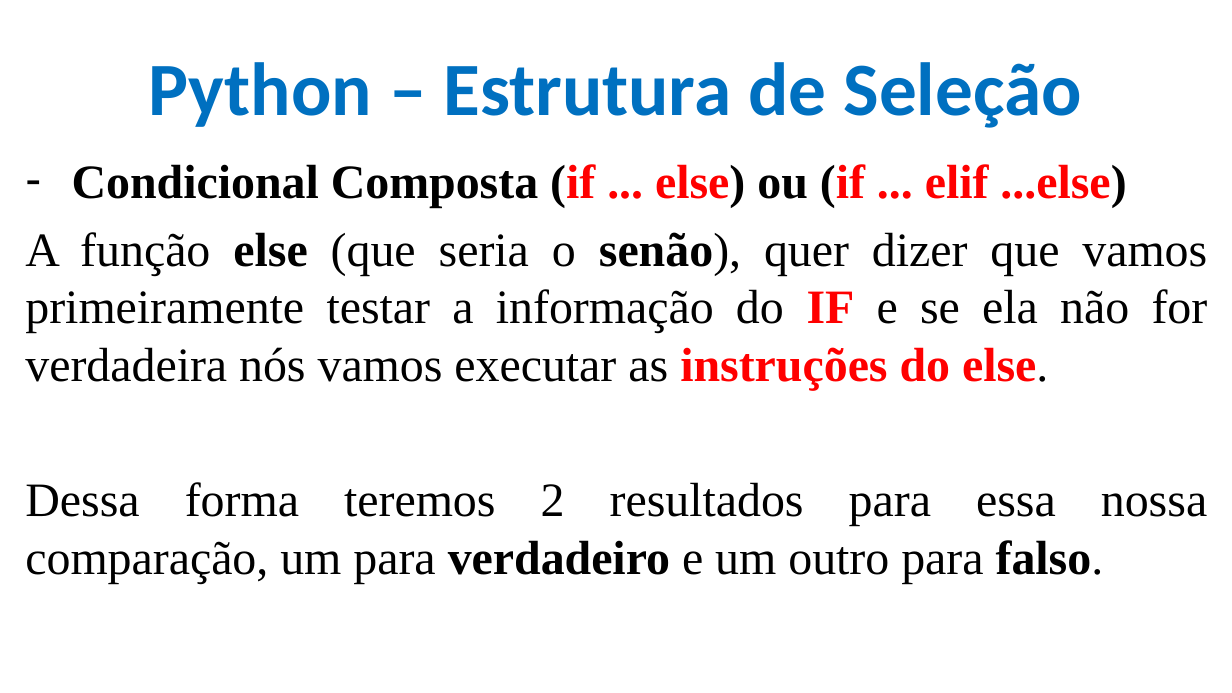
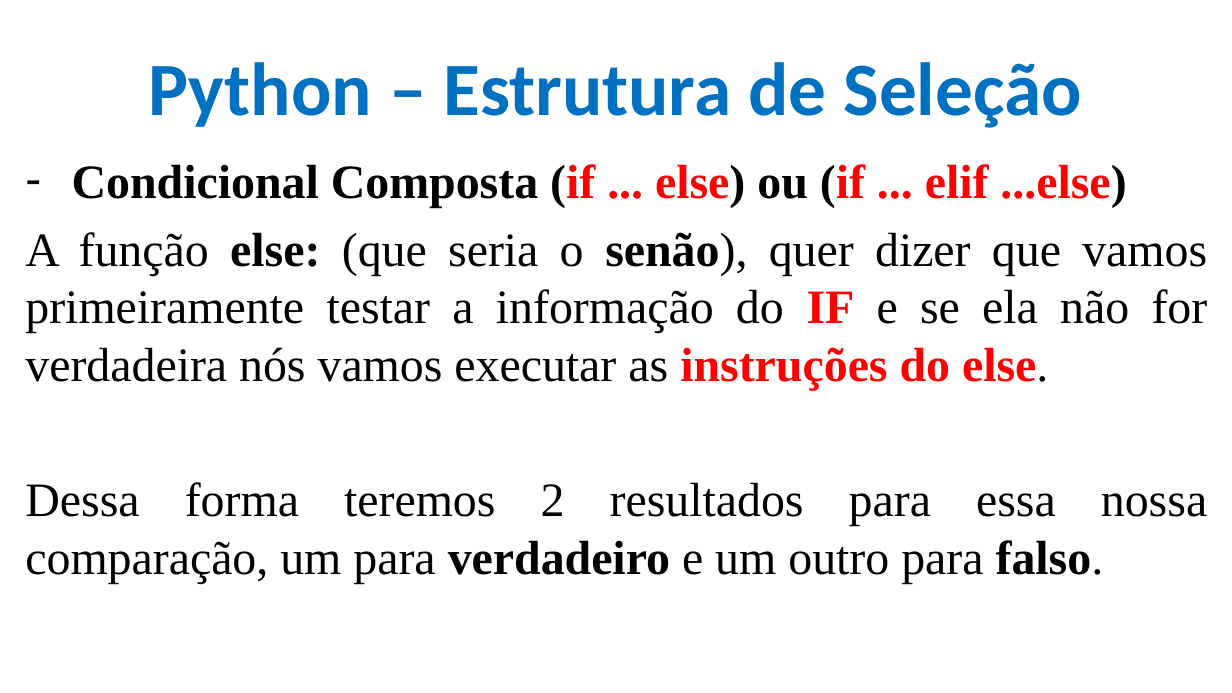
Before and after one commit to CloudEducationBrazil/WydenPythonParadigmas, a slide deck: slide 29 of 01 Classes/Curso de Férias Programação Python - 04Jul2022.pptx. Drawn at 1232x693 pixels with LibreOffice and Linux fonts; fonts in the diff are those of the drawing; background and template pictures are left out. Boxes give left, top, right and bottom in pixels: in the first picture for what was removed or moved away, otherwise in the second. Text is boxed around its words. In the diff, an @@ line names an element or a change of style, - is before the commit and + after.

Commit message:
alteração ppt aula curso de férias Python

```diff
--- a/01 Classes/Curso de Férias Programação Python - 04Jul2022.pptx
+++ b/01 Classes/Curso de Férias Programação Python - 04Jul2022.pptx
@@ text at <box>25,232,1208,391</box>: text changed @@
-A função else (que seria o senão), quer dizer que vamos primeiramente testar a informação do IF e se ela não for verdadeira nós vamos executar as instruções do else.
+A função else: (que seria o senão), quer dizer que vamos primeiramente testar a informação do IF e se ela não for verdadeira nós vamos executar as instruções do else.
```
Also in this commit, not shown: 7 other slides changed.
